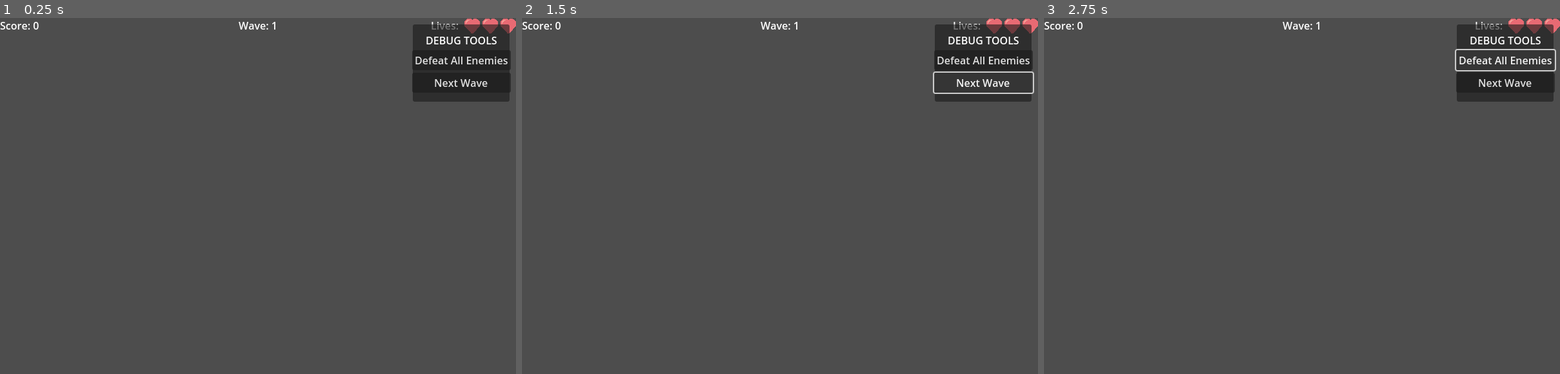
Above: before the commit, frames 1-3 (left to right).
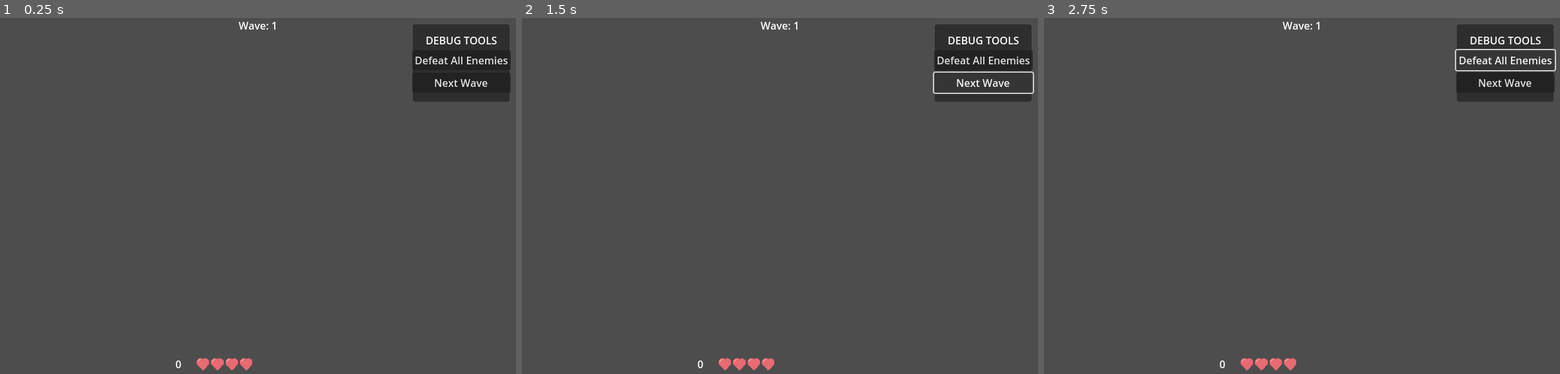
Above: after the commit, the same moments.

Repository: Tartelati/Jousting
Game: Godot game, scene res://scenes/ui/hud.tscn
Two runs of this game, one before a commit and one after it. Both use one fixed random seed, a clock stepped at 60 frames per second and the inputs below. This scene is started directly instead of the project's main scene. Sound files missing from this copy of the repository are replaced by a short silence.
Inputs:
- Up to frame 1 (0.25 s): no input
- Up to frame 2 (1.5 s): click "Next Wave" at 0.5 s; click "Next Wave" at 1.25 s
- Up to frame 3 (2.75 s): click "Defeat All Enemies" at 2 s

The runs differ from the first frame. In frame 1, 0.6% of the frame differs, in the area x 0-100%, y 0-99%; in frame 2, 0.6%; in frame 3, 0.6%.

Commit message:
New sprites imported. To merge in main

Diff:
--- /dev/null
+++ b/scenes/entities/demo_showcase.tscn
@@ -0,0 +1,128 @@
+[gd_scene load_steps=7 format=3 uid="uid://dwrviakaq2pkj"]
+
+[ext_resource type="Texture2D" uid="uid://brr2xp2sgnc5i" path="res://assets/sprites/alpha-v1.png" id="1_xfyp3"]
+[ext_resource type="Texture2D" uid="uid://c18ukrhdfwdy4" path="res://assets/sprites/alpha-eggs-v1.png" id="2_7e47y"]
+[ext_resource type="Texture2D" uid="uid://brpuidrirwit8" path="res://assets/sprites/alpha_v2.png" id="3_0u6c0"]
+
+[sub_resource type="Animation" id="Animation_q6el8"]
+resource_name = "demo_showcase_animation"
+length = 15.0
+loop_mode = 1
+tracks/0/type = "value"
+tracks/0/imported = false
+tracks/0/enabled = true
+tracks/0/path = NodePath("AnimationPlayer/TextureRect2:visible")
+tracks/0/interp = 1
+tracks/0/loop_wrap = true
+tracks/0/keys = {
+"times": PackedFloat32Array(0, 4.93333, 10),
+"transitions": PackedFloat32Array(1, 0.378929, 4),
+"update": 1,
+"values": [false, true, false]
+}
+tracks/1/type = "value"
+tracks/1/imported = false
+tracks/1/enabled = true
+tracks/1/path = NodePath("AnimationPlayer/TextureRect:visible")
+tracks/1/interp = 1
+tracks/1/loop_wrap = true
+tracks/1/keys = {
+"times": PackedFloat32Array(0.0333333, 4.9),
+"transitions": PackedFloat32Array(1, 1.86607),
+"update": 1,
+"values": [true, false]
+}
+tracks/2/type = "value"
+tracks/2/imported = false
+tracks/2/enabled = true
+tracks/2/path = NodePath("AnimationPlayer/TextureRect3:visible")
+tracks/2/interp = 1
+tracks/2/loop_wrap = true
+tracks/2/keys = {
+"times": PackedFloat32Array(0, 10, 14.9667),
+"transitions": PackedFloat32Array(1, 0.297302, 2.54912),
+"update": 1,
+"values": [false, true, false]
+}
+
+[sub_resource type="Animation" id="Animation_ymoyc"]
+length = 0.001
+tracks/0/type = "value"
+tracks/0/imported = false
+tracks/0/enabled = true
+tracks/0/path = NodePath("AnimationPlayer/TextureRect2:visible")
+tracks/0/interp = 1
+tracks/0/loop_wrap = true
+tracks/0/keys = {
+"times": PackedFloat32Array(0),
+"transitions": PackedFloat32Array(1),
+"update": 1,
+"values": [true]
+}
+tracks/1/type = "value"
+tracks/1/imported = false
+tracks/1/enabled = true
+tracks/1/path = NodePath("AnimationPlayer/TextureRect:visible")
+tracks/1/interp = 1
+tracks/1/loop_wrap = true
+tracks/1/keys = {
+"times": PackedFloat32Array(0),
+"transitions": PackedFloat32Array(1),
+"update": 1,
+"values": [true]
+}
+tracks/2/type = "value"
+tracks/2/imported = false
+tracks/2/enabled = true
+tracks/2/path = NodePath("AnimationPlayer/TextureRect3:visible")
+tracks/2/interp = 1
+tracks/2/loop_wrap = true
+tracks/2/keys = {
+"times": PackedFloat32Array(0),
+"transitions": PackedFloat32Array(1),
+"update": 1,
+"values": [true]
+}
+
+[sub_resource type="AnimationLibrary" id="AnimationLibrary_pi6ym"]
+_data = {
+&"RESET": SubResource("Animation_ymoyc"),
+&"demo_showcase_animation": SubResource("Animation_q6el8")
+}
+
+[node name="DemoShowcase" type="Node2D"]
+
+[node name="Control" type="Control" parent="."]
+layout_mode = 3
+anchors_preset = 0
+offset_right = 40.0
+offset_bottom = 40.0
+
+[node name="AnimationPlayer" type="AnimationPlayer" parent="."]
+libraries = {
+&"": SubResource("AnimationLibrary_pi6ym")
+}
+
+[node name="TextureRect" type="TextureRect" parent="AnimationPlayer"]
+anchors_preset = 15
+anchor_right = 1.0
+anchor_bottom = 1.0
+grow_horizontal = 2
+grow_vertical = 2
+texture = ExtResource("1_xfyp3")
+
+[node name="TextureRect2" type="TextureRect" parent="AnimationPlayer"]
+anchors_preset = 15
+anchor_right = 1.0
+anchor_bottom = 1.0
+grow_horizontal = 2
+grow_vertical = 2
+texture = ExtResource("2_7e47y")
+
+[node name="TextureRect3" type="TextureRect" parent="AnimationPlayer"]
+anchors_preset = 15
+anchor_right = 1.0
+anchor_bottom = 1.0
+grow_horizontal = 2
+grow_vertical = 2
+texture = ExtResource("3_0u6c0")
--- a/scenes/entities/enemy_base.tscn
+++ b/scenes/entities/enemy_base.tscn
@@ -1,7 +1,7 @@
 [gd_scene load_steps=11 format=3 uid="uid://cba2m06mfhdpm"]
 
 [ext_resource type="Script" uid="uid://v56hqa6big8u" path="res://scripts/entities/enemy_base.gd" id="1_ltmif"]
-[ext_resource type="Texture2D" uid="uid://75doebxc70lg" path="res://assets/sprites/enemy_base-placeholder.png" id="2_1odx1"]
+[ext_resource type="Texture2D" uid="uid://bhobw0eyciqr6" path="res://assets/sprites/Enemy_base_no_knight.png" id="2_1odx1"]
 [ext_resource type="AudioStream" uid="uid://d1sd8lcae1tjg" path="res://assets/sounds/sfx/enemy_flap.wav" id="3_1odx1"]
 [ext_resource type="Texture2D" uid="uid://cvd3kcrwla4om" path="res://assets/sprites/egg.png" id="3_qag7e"]
 [ext_resource type="AudioStream" uid="uid://ctmd2on11oc70" path="res://assets/sounds/sfx/collision_sound.wav" id="4_xadvl"]
@@ -27,6 +27,7 @@
 script = ExtResource("1_ltmif")
 
 [node name="EnemySprite" type="Sprite2D" parent="EnemyBody"]
+texture_filter = 1
 texture = ExtResource("2_1odx1")
 
 [node name="CollisionShape2D" type="CollisionShape2D" parent="EnemyBody"]
--- a/scenes/entities/player.tscn
+++ b/scenes/entities/player.tscn
@@ -1,7 +1,7 @@
 [gd_scene load_steps=10 format=3 uid="uid://b72cmuhsp6dty"]
 
 [ext_resource type="Script" uid="uid://cbusgpsbm2fr1" path="res://scripts/entities/player.gd" id="1_5u6hq"]
-[ext_resource type="Texture2D" uid="uid://cc5i1nwn5kj05" path="res://assets/sprites/player1-placeholder.png" id="1_ucweq"]
+[ext_resource type="Texture2D" uid="uid://cnoa4wpcsl3u2" path="res://assets/sprites/player1.png" id="2_5u6hq"]
 [ext_resource type="AudioStream" uid="uid://bue6cgvu2wq0d" path="res://assets/sounds/sfx/flapsound.wav" id="3_5u6hq"]
 [ext_resource type="AudioStream" uid="uid://ctmd2on11oc70" path="res://assets/sounds/sfx/collision_sound.wav" id="4_d4qa6"]
 [ext_resource type="AudioStream" uid="uid://bfqp85rr2ou5m" path="res://assets/sounds/sfx/death_sound.wav" id="5_ss7kx"]
@@ -26,7 +26,8 @@
 script = ExtResource("1_5u6hq")
 
 [node name="Sprite2D" type="Sprite2D" parent="PlayerBody"]
-texture = ExtResource("1_ucweq")
+texture_filter = 1
+texture = ExtResource("2_5u6hq")
 
 [node name="CollisionShape2D" type="CollisionShape2D" parent="PlayerBody"]
 position = Vector2(4, 9)
--- a/scenes/levels/level_base.tscn
+++ b/scenes/levels/level_base.tscn
@@ -1,27 +1,31 @@
-[gd_scene load_steps=22 format=3 uid="uid://bft1fic6j0ucw"]
+[gd_scene load_steps=24 format=3 uid="uid://bft1fic6j0ucw"]
 
 [ext_resource type="Texture2D" uid="uid://b0thjvuaj1cc" path="res://assets/sprites/black_background.png" id="1_0y8gg"]
-[ext_resource type="Texture2D" uid="uid://bj0ijo66dkhlf" path="res://assets/sprites/platform1.png" id="2_vvcwp"]
-[ext_resource type="Texture2D" uid="uid://bj38kyepoqwtp" path="res://assets/sprites/platform2.png" id="3_dje0g"]
-[ext_resource type="Texture2D" uid="uid://d0sdx18croxn7" path="res://assets/sprites/platform3.png" id="4_g7p6o"]
-[ext_resource type="Texture2D" uid="uid://b45ksylais1c1" path="res://assets/sprites/platform4.png" id="5_40ga3"]
-[ext_resource type="Texture2D" uid="uid://b7as4m1eghgli" path="res://assets/sprites/platform6.png" id="6_ynct0"]
+[ext_resource type="Texture2D" uid="uid://dbhh4s6x7i0tx" path="res://assets/sprites/platform1_final.png" id="2_p7rbk"]
+[ext_resource type="Texture2D" uid="uid://b3203i7hbfa4t" path="res://assets/sprites/platform2_final.png" id="3_l4xu8"]
+[ext_resource type="Texture2D" uid="uid://c6kybkd8wuot7" path="res://assets/sprites/platform3_final.png" id="4_3iy5o"]
+[ext_resource type="Texture2D" uid="uid://br3bjrvv516s3" path="res://assets/sprites/platform4_final.png" id="5_p3ew5"]
+[ext_resource type="Texture2D" uid="uid://bx7633u06oesc" path="res://assets/sprites/platform6_final.png" id="6_x2afm"]
+[ext_resource type="Texture2D" uid="uid://csxs14f63wfxa" path="res://assets/sprites/ground_base.png" id="7_1vve2"]
 [ext_resource type="Script" uid="uid://b5bfsp64ay6fh" path="res://scripts/entities/lava.gd" id="7_40ga3"]
-[ext_resource type="Texture2D" uid="uid://ckidsg3pwynp0" path="res://assets/sprites/platform5.png" id="8_w06h8"]
+[ext_resource type="Texture2D" uid="uid://b6tasxl4hy3fi" path="res://assets/sprites/burnable_bridge.png" id="8_bbft6"]
 [ext_resource type="Texture2D" uid="uid://bd1d55gbc8bun" path="res://assets/sprites/lava.png" id="8_ynct0"]
 [ext_resource type="Script" uid="uid://ciopo0w5fybtt" path="res://scripts/entities/spawn_point.gd" id="10_morta"]
 [ext_resource type="PackedScene" uid="uid://b72cmuhsp6dty" path="res://scenes/entities/player.tscn" id="11_dq8h5"]
 [ext_resource type="Script" uid="uid://cb8uooe1yjyuj" path="res://scripts/managers/wave_manager.gd" id="12_imdmy"]
 [ext_resource type="Script" uid="uid://8kf6chx1ys8p" path="res://scenes/levels/bouncing_collision.gd" id="12_morta"]
 
-[sub_resource type="RectangleShape2D" id="RectangleShape2D_imdmy"]
-size = Vector2(960, 6)
-
 [sub_resource type="RectangleShape2D" id="RectangleShape2D_dq8h5"]
 size = Vector2(979, 5)
 
+[sub_resource type="RectangleShape2D" id="RectangleShape2D_imdmy"]
+size = Vector2(483, 7)
+
+[sub_resource type="RectangleShape2D" id="RectangleShape2D_4vntt"]
+size = Vector2(864, 13)
+
 [sub_resource type="RectangleShape2D" id="RectangleShape2D_ioey5"]
-size = Vector2(800, 108)
+size = Vector2(800, 48)
 
 [sub_resource type="CircleShape2D" id="CircleShape2D_imdmy"]
 radius = 96.0
@@ -36,7 +40,7 @@
 radius = 109.0
 
 [sub_resource type="RectangleShape2D" id="RectangleShape2D_p7rbk"]
-size = Vector2(10, 17)
+size = Vector2(5, 17)
 
 [node name="Level" type="Node2D"]
 
@@ -49,79 +53,73 @@
 position = Vector2(400, 300)
 
 [node name="platform1" type="StaticBody2D" parent="Platforms"]
+position = Vector2(-36, -13)
 collision_layer = 2
 collision_mask = 13
 
 [node name="Sprite2D" type="Sprite2D" parent="Platforms/platform1"]
+texture_filter = 1
 position = Vector2(1, -131)
-texture = ExtResource("2_vvcwp")
+texture = ExtResource("2_p7rbk")
 
 [node name="CollisionPolygon2D" type="CollisionPolygon2D" parent="Platforms/platform1"]
-polygon = PackedVector2Array(-130, -154, 133, -154, 128, -141, 90, -124, -31, -109, -62, -110, -100, -126, -127, -127)
+polygon = PackedVector2Array(-114, -146, 117, -145, 105, -127, 90, -124, -13, -117, -60, -119, -100, -126, -104, -135)
 
 [node name="platform2" type="StaticBody2D" parent="Platforms"]
 collision_layer = 2
 collision_mask = 13
 
 [node name="Sprite2D" type="Sprite2D" parent="Platforms/platform2"]
+texture_filter = 1
 position = Vector2(1, -161)
-texture = ExtResource("3_dje0g")
+texture = ExtResource("3_l4xu8")
 
 [node name="CollisionPolygon2D" type="CollisionPolygon2D" parent="Platforms/platform2"]
-polygon = PackedVector2Array(294, -175, 306, -148, 321, -152, 433, -150, 433, -175)
+polygon = PackedVector2Array(289, -173, 303, -160, 311, -152, 433, -150, 432, -173)
 
 [node name="CollisionPolygon2D2" type="CollisionPolygon2D" parent="Platforms/platform2"]
-polygon = PackedVector2Array(-426, -174, -324, -175, -325, -163, -336, -155, -360, -156, -366, -147, -427, -150)
+polygon = PackedVector2Array(-426, -174, -316, -174, -319, -167, -341, -156, -360, -156, -398, -154, -425, -154)
 
 [node name="platform3" type="StaticBody2D" parent="Platforms"]
 collision_layer = 2
 collision_mask = 13
 
 [node name="Sprite2D" type="Sprite2D" parent="Platforms/platform3"]
+texture_filter = 1
 position = Vector2(0, 25)
-texture = ExtResource("4_g7p6o")
+texture = ExtResource("4_3iy5o")
 
 [node name="CollisionPolygon2D" type="CollisionPolygon2D" parent="Platforms/platform3"]
-polygon = PackedVector2Array(-432, 12, -238, 12, -240, 25, -249, 32, -271, 28, -286, 33, -338, 32, -374, 35, -432, 37)
+polygon = PackedVector2Array(-432, 12, -244, 12, -248, 21, -257, 29, -262, 38, -305, 38, -339, 33, -375, 33, -432, 26)
 
 [node name="CollisionPolygon2D2" type="CollisionPolygon2D" parent="Platforms/platform3"]
-polygon = PackedVector2Array(309, 11, 431, 11, 430, 30, 349, 30, 325, 37, 314, 28)
+polygon = PackedVector2Array(306, 12, 431, 12, 430, 30, 369, 29, 349, 34, 311, 34, 311, 26, 307, 22)
 
 [node name="platform4" type="StaticBody2D" parent="Platforms"]
+position = Vector2(-7, 0)
 collision_layer = 2
 collision_mask = 13
 
 [node name="Sprite2D" type="Sprite2D" parent="Platforms/platform4"]
+texture_filter = 1
 position = Vector2(228, 12)
-texture = ExtResource("5_40ga3")
+texture = ExtResource("5_p3ew5")
 
 [node name="CollisionPolygon2D" type="CollisionPolygon2D" parent="Platforms/platform4"]
-polygon = PackedVector2Array(134, -10, 323, -9, 314, 4, 304, 7, 306, 22, 291, 31, 259, 27, 235, 34, 213, 22, 160, 15, 135, 6)
+polygon = PackedVector2Array(145, -6, 311, -6, 306, 4, 300, 8, 289, 20, 276, 30, 258, 30, 246, 26, 222, 24, 200, 21, 198, 18, 166, 15, 154, 7)
 
 [node name="platform5" type="StaticBody2D" parent="Platforms"]
-position = Vector2(-57, 35)
+position = Vector2(-116, 87)
 collision_layer = 2
 collision_mask = 13
 
 [node name="Sprite2D" type="Sprite2D" parent="Platforms/platform5"]
-position = Vector2(58, 197)
-texture = ExtResource("6_ynct0")
-
-[node name="CollisionShape2D" type="CollisionShape2D" parent="Platforms/platform5"]
-position = Vector2(50, 130)
-shape = SubResource("RectangleShape2D_imdmy")
-
-[node name="platform6" type="StaticBody2D" parent="Platforms"]
-position = Vector2(-117, 65)
-collision_layer = 2
-collision_mask = 13
-
-[node name="Sprite2D" type="Sprite2D" parent="Platforms/platform6"]
+texture_filter = 1
 position = Vector2(86, -13)
-texture = ExtResource("8_w06h8")
-
-[node name="CollisionPolygon2D" type="CollisionPolygon2D" parent="Platforms/platform6"]
-polygon = PackedVector2Array(1, -31, 169, -30, 173, -23, 169, -18, 101, 5, 63, 4, 5, -19, -2, -25)
+texture = ExtResource("6_x2afm")
+
+[node name="CollisionPolygon2D" type="CollisionPolygon2D" parent="Platforms/platform5"]
+polygon = PackedVector2Array(4, -26, 169, -26, 166, -17, 143, -8, 112, -7, 104, 0, 64, -1, 32, -6, 17, -10, 6, -18)
 
 [node name="Ceiling" type="StaticBody2D" parent="Platforms"]
 collision_layer = 2
@@ -130,18 +128,46 @@
 position = Vector2(-23.5, -301.5)
 shape = SubResource("RectangleShape2D_dq8h5")
 
+[node name="GroundBase" type="StaticBody2D" parent="Platforms"]
+position = Vector2(-57, 35)
+collision_layer = 2
+collision_mask = 13
+
+[node name="Sprite2D" type="Sprite2D" parent="Platforms/GroundBase"]
+texture_filter = 1
+position = Vector2(58, 218)
+texture = ExtResource("7_1vve2")
+
+[node name="CollisionShape2D" type="CollisionShape2D" parent="Platforms/GroundBase"]
+position = Vector2(57.5, 176.5)
+shape = SubResource("RectangleShape2D_imdmy")
+
+[node name="BurnableBridge" type="StaticBody2D" parent="Platforms"]
+collision_layer = 2
+collision_mask = 13
+
+[node name="Sprite2D" type="Sprite2D" parent="Platforms/BurnableBridge"]
+texture_filter = 1
+position = Vector2(0, 213)
+texture = ExtResource("8_bbft6")
+
+[node name="CollisionShape2D" type="CollisionShape2D" parent="Platforms/BurnableBridge"]
+position = Vector2(3, 214)
+shape = SubResource("RectangleShape2D_4vntt")
+
 [node name="Lava" type="Area2D" parent="."]
 position = Vector2(400, 300)
 script = ExtResource("7_40ga3")
 
 [node name="Sprite2D" type="Sprite2D" parent="Lava"]
 z_index = -3
-position = Vector2(0, 245.25)
+texture_filter = 1
+position = Vector2(0, 281)
 scale = Vector2(1, 0.728188)
 texture = ExtResource("8_ynct0")
 
 [node name="CollisionShape2D" type="CollisionShape2D" parent="Lava"]
-position = Vector2(0, 245)
+position = Vector2(0, 275)
 shape = SubResource("RectangleShape2D_ioey5")
 
 [node name="SpawnPoints" type="Node2D" parent="."]
@@ -165,6 +191,7 @@
 [node name="PlayerDetectionZone" type="Area2D" parent="SpawnPoints/SpawnPoint2"]
 
 [node name="CollisionShape2D" type="CollisionShape2D" parent="SpawnPoints/SpawnPoint2/PlayerDetectionZone"]
+position = Vector2(-20, 43)
 shape = SubResource("CircleShape2D_morta")
 
 [node name="SpawnPoint3" type="Marker2D" parent="SpawnPoints"]
@@ -188,7 +215,7 @@
 shape = SubResource("CircleShape2D_l4xu8")
 
 [node name="Player" parent="." instance=ExtResource("11_dq8h5")]
-position = Vector2(205, 425)
+position = Vector2(206, 467)
 
 [node name="WaveManager" type="Node" parent="."]
 script = ExtResource("12_imdmy")
@@ -198,7 +225,7 @@
 script = ExtResource("12_morta")
 
 [node name="CollisionShape2D" type="CollisionShape2D" parent="BouncingCollision"]
-position = Vector2(728, 301)
+position = Vector2(704.5, 303)
 shape = SubResource("RectangleShape2D_p7rbk")
 
 [node name="EggSpawnPoints" type="Node2D" parent="."]
@@ -207,10 +234,10 @@
 position = Vector2(32, 301)
 
 [node name="Marker2D2" type="Marker2D" parent="EggSpawnPoints"]
-position = Vector2(465, 449)
+position = Vector2(466, 491)
 
 [node name="Marker2D3" type="Marker2D" parent="EggSpawnPoints"]
-position = Vector2(240, 450)
+position = Vector2(241, 492)
 
 [node name="Marker2D4" type="Marker2D" parent="EggSpawnPoints"]
 position = Vector2(148, 301)
@@ -219,19 +246,19 @@
 position = Vector2(446, 134)
 
 [node name="Marker2D6" type="Marker2D" parent="EggSpawnPoints"]
-position = Vector2(650, 450)
+position = Vector2(651, 492)
 
 [node name="Marker2D7" type="Marker2D" parent="EggSpawnPoints"]
-position = Vector2(545, 446)
+position = Vector2(546, 488)
 
 [node name="Marker2D8" type="Marker2D" parent="EggSpawnPoints"]
-position = Vector2(302, 450)
+position = Vector2(303, 492)
 
 [node name="Marker2D9" type="Marker2D" parent="EggSpawnPoints"]
-position = Vector2(140, 449)
+position = Vector2(141, 491)
 
 [node name="Marker2D10" type="Marker2D" parent="EggSpawnPoints"]
-position = Vector2(368, 321)
+position = Vector2(367, 343)
 
 [node name="Marker2D11" type="Marker2D" parent="EggSpawnPoints"]
 position = Vector2(771, 301)
@@ -246,10 +273,10 @@
 position = Vector2(557, 278)
 
 [node name="Marker2D15" type="Marker2D" parent="EggSpawnPoints"]
-position = Vector2(437, 324)
+position = Vector2(436, 346)
 
 [node name="Marker2D16" type="Marker2D" parent="EggSpawnPoints"]
-position = Vector2(305, 326)
+position = Vector2(304, 348)
 
 [node name="Marker2D17" type="Marker2D" parent="EggSpawnPoints"]
 position = Vector2(782, 117)
@@ -258,7 +285,7 @@
 position = Vector2(723, 117)
 
 [node name="Marker2D19" type="Marker2D" parent="EggSpawnPoints"]
-position = Vector2(499, 135)
+position = Vector2(258, 135)
 
 [node name="Marker2D20" type="Marker2D" parent="EggSpawnPoints"]
 position = Vector2(12, 116)
--- a/scenes/ui/hud.tscn
+++ b/scenes/ui/hud.tscn
@@ -26,34 +26,66 @@
 [node name="TopRow" type="HBoxContainer" parent="MarginContainer/VBoxContainer"]
 layout_mode = 2
 
-[node name="ScoreLabel" type="Label" parent="MarginContainer/VBoxContainer/TopRow"]
-layout_mode = 2
-size_flags_horizontal = 3
-text = "Score: 0"
-
 [node name="WaveLabel" type="Label" parent="MarginContainer/VBoxContainer/TopRow"]
 layout_mode = 2
 size_flags_horizontal = 3
 text = "Wave: 1"
 horizontal_alignment = 1
 
-[node name="LivesContainer" type="HBoxContainer" parent="MarginContainer/VBoxContainer/TopRow"]
+[node name="P1HudLives" type="MarginContainer" parent="."]
+layout_mode = 1
+anchors_preset = 7
+anchor_left = 0.5
+anchor_top = 1.0
+anchor_right = 0.5
+anchor_bottom = 1.0
+offset_left = -95.0
+offset_top = -85.0
+offset_right = 65.0
+offset_bottom = -45.0
+grow_horizontal = 2
+grow_vertical = 0
+scale = Vector2(0.8, 0.8)
+
+[node name="LivesContainer" type="HBoxContainer" parent="P1HudLives"]
 layout_mode = 2
-size_flags_horizontal = 3
+size_flags_horizontal = 0
+size_flags_vertical = 8
 alignment = 2
 
-[node name="Label" type="Label" parent="MarginContainer/VBoxContainer/TopRow/LivesContainer"]
-layout_mode = 2
-text = "Lives: "
-
-[node name="Life1" type="TextureRect" parent="MarginContainer/VBoxContainer/TopRow/LivesContainer"]
+[node name="Life1" type="TextureRect" parent="P1HudLives/LivesContainer"]
 layout_mode = 2
 texture = ExtResource("2_bo48s")
 
-[node name="Life2" type="TextureRect" parent="MarginContainer/VBoxContainer/TopRow/LivesContainer"]
+[node name="Life2" type="TextureRect" parent="P1HudLives/LivesContainer"]
 layout_mode = 2
 texture = ExtResource("2_bo48s")
 
-[node name="Life3" type="TextureRect" parent="MarginContainer/VBoxContainer/TopRow/LivesContainer"]
+[node name="Life3" type="TextureRect" parent="P1HudLives/LivesContainer"]
 layout_mode = 2
 texture = ExtResource("2_bo48s")
+
+[node name="Life4" type="TextureRect" parent="P1HudLives/LivesContainer"]
+layout_mode = 2
+texture = ExtResource("2_bo48s")
+
+[node name="P1HudScore" type="MarginContainer" parent="."]
+layout_mode = 1
+anchors_preset = 7
+anchor_left = 0.5
+anchor_top = 1.0
+anchor_right = 0.5
+anchor_bottom = 1.0
+offset_left = -278.0
+offset_top = -82.0
+offset_right = -118.0
+offset_bottom = -42.0
+grow_horizontal = 2
+grow_vertical = 0
+
+[node name="ScoreLabel" type="Label" parent="P1HudScore"]
+clip_contents = true
+layout_direction = 3
+layout_mode = 2
+size_flags_horizontal = 3
+text = " 0"
--- a/scripts/ui/hud.gd
+++ b/scripts/ui/hud.gd
@@ -1,8 +1,8 @@
 extends Control
 
-@onready var score_label = $MarginContainer/VBoxContainer/TopRow/ScoreLabel
+@onready var p1_score_label = $P1HudScore/ScoreLabel
 @onready var wave_label = $MarginContainer/VBoxContainer/TopRow/WaveLabel
-@onready var lives_container = $MarginContainer/VBoxContainer/TopRow/LivesContainer
+@onready var p1_lives_container = $P1HudLives/LivesContainer
 
 # Life indicator references
 var life_indicators = []
@@ -22,7 +22,7 @@
 	_on_lives_changed(get_node("/root/ScoreManager").lives)
 
 	# Find all life indicators
-	for child in lives_container.get_children():
+	for child in p1_lives_container.get_children():
 		if child is TextureRect:
 			life_indicators.append(child)
 
@@ -39,7 +39,7 @@
 		printerr("HUD: Invalid WaveManager node provided or signal missing.")
 
 func _on_score_changed(new_score):
-	score_label.text = "Score: " + str(new_score)
+	p1_score_label.text = str(new_score)
 
 func _on_lives_changed(new_lives):
 	# Update life indicators
Binary file changed: assets/sprites/Level_all.aseprite
Binary file added: assets/sprites/alpha-eggs-v1.png
Not shown, added: assets/sprites/alpha-eggs-v1.png.import
Binary file added: assets/sprites/alpha-v1.png
Not shown, added: assets/sprites/alpha-v1.png.import
Binary file added: assets/sprites/alpha_v2.png
Not shown, added: assets/sprites/alpha_v2.png.import
Binary file added: assets/sprites/burnable_bridge.aseprite
Not shown, added: assets/sprites/burnable_bridge.aseprite.import
Binary file added: assets/sprites/burnable_bridge.png
Not shown, added: assets/sprites/burnable_bridge.png.import
Binary file added: assets/sprites/ground_base.aseprite
(and 14 more such lines)
